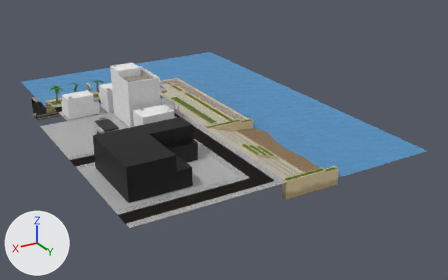
A saved change to the Blender file res/models/docks/docks.blend.
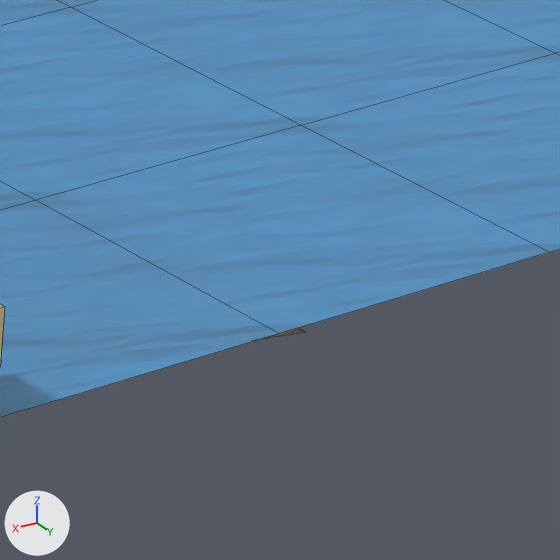
There are two pictures of each version: one whole from a 50 mm lens placed at (90.1, 211.0, 84.9), pointed at (-25.3, 18.6, -11.3), one close up on the part from 76% to 86% of the width and 51% to 68% of the height. The axes (+X, +Y, +Z) are drawn at lower left. The lights are the same throughout. The close-ups show mesh edges as thin lines.
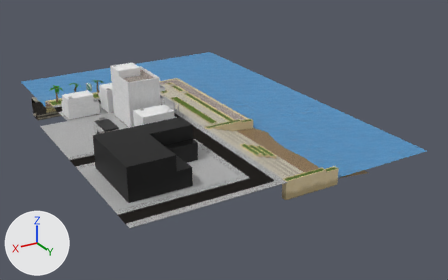
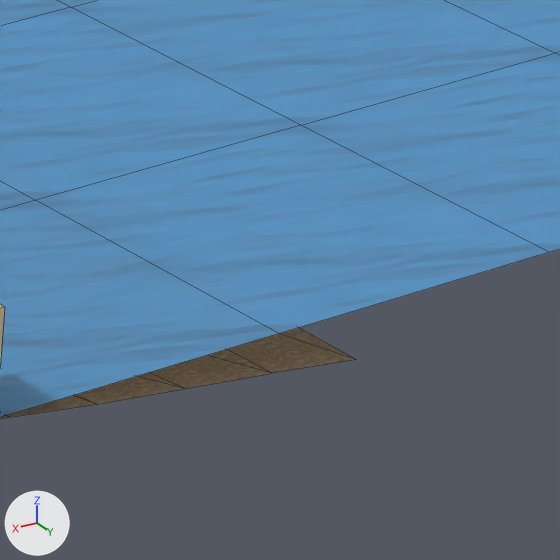
Commit message: update docks

What differs and where, as boxes [x1, y1, x2, y2] in the close-ups (560 x 560 px):
'Plane.061', reshaped
    before: [259, 328, 305, 340]
    after: [0, 328, 356, 419]

The change in detail:
me_plane_233 has 196 vertices, 324 faces and spans x -18.7..53.1, y -97.9..23.2, z -2.8..0.0.
me_plane_233 is used by ob_plane_061; location (-25.3, 55.0, -2.0).
Before the commit, vertices of me_plane_233: 2 (-17.7, 23.0, -2.2) at pixel (305, 332), 3 (2.8, 23.0, 0.0), 19 (-2.1, 23.0, -0.4), 23 (-14.6, 23.0, -1.9).
Part 1, on me_plane_233:
Vertices 2, 3, 19, 23 of me_plane_233 move by (0.0, 2.0, 0.0).
Vertex 20 of me_plane_233 moves from (-5.2, 23.1, -0.8) to (-5.2, 25.0, -0.8) at pixel (9, 417).
Vertex 21 of me_plane_233 moves from (-8.2, 23.2, -1.2) to (-8.2, 25.0, -1.2) at pixel (96, 404).
Vertex 22 of me_plane_233 moves from (-11.4, 23.1, -1.5) to (-11.4, 25.0, -1.5) at pixel (185, 388).
